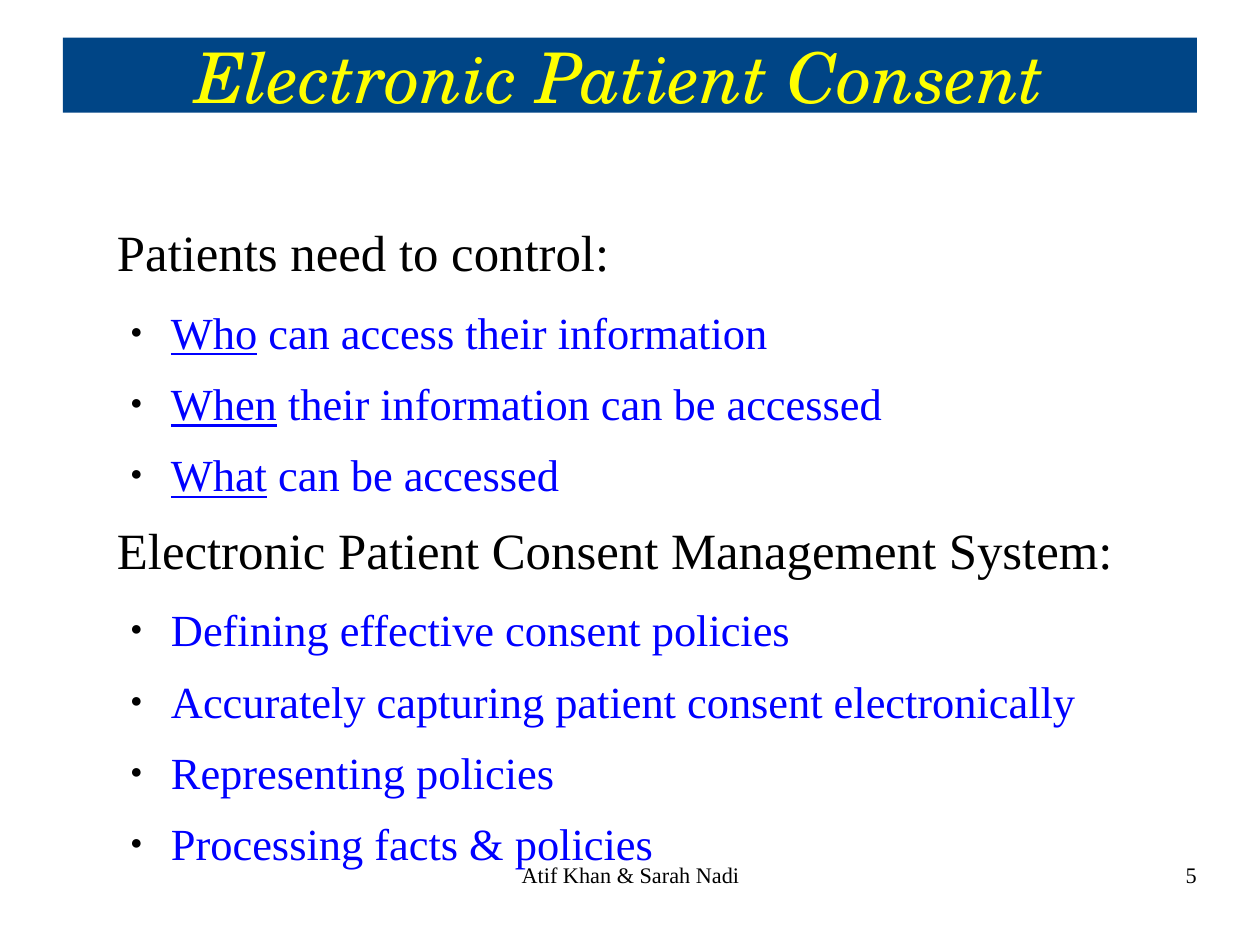
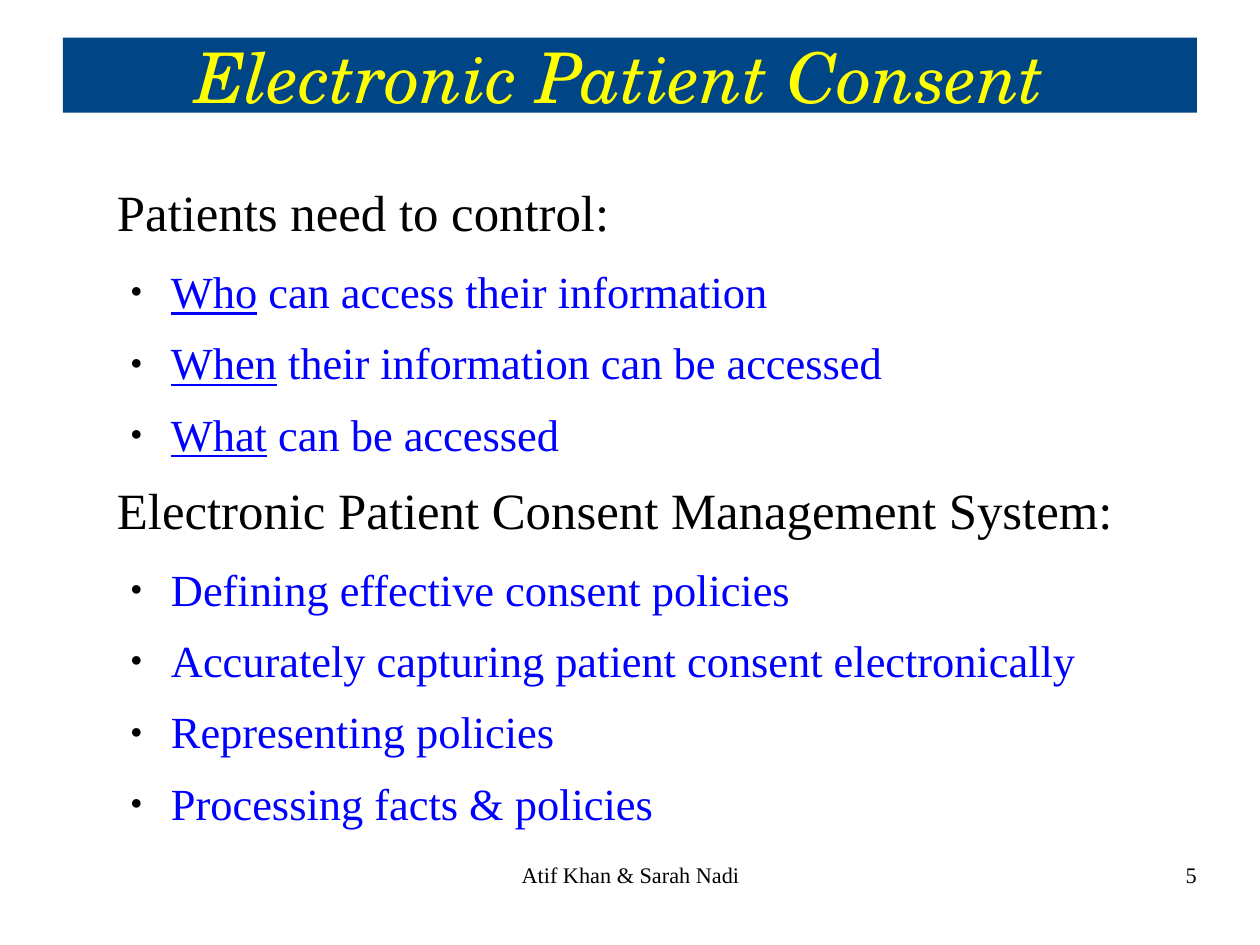
Before and after one commit to snadi/cs898proj, a slide deck: slide 5 of cs898proj/Presentation/CS898ProjPresentation.odp. Drawn at 1260x945 pixels with LibreOffice and Linux fonts; fonts in the diff are those of the drawing. Boxes give left, top, right and bottom in pixels: in the first picture for what was removed or moved away, otherwise in the second. Text is boxed around its words. In the diff, an @@ line names an element or a change of style, - is before the commit and + after.

```diff
--- a/cs898proj/Presentation/CS898ProjPresentation.odp
+++ b/cs898proj/Presentation/CS898ProjPresentation.odp
@@ text "Patients need to control:": place and size @@
-text "Patients need to control:" at [117,235,1113,869]
+text "Patients need to control:" at [117,195,1113,829]
```
Also in this commit, not shown: 3 other slides changed.
